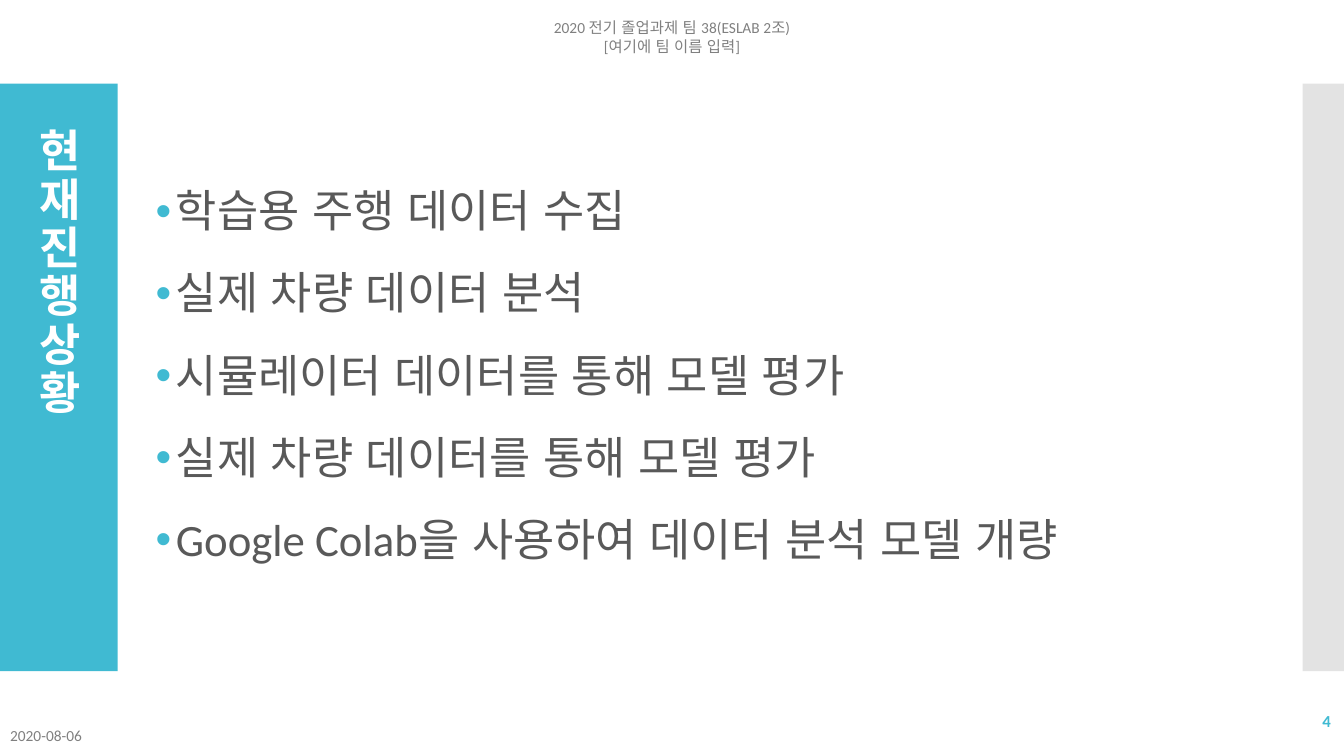
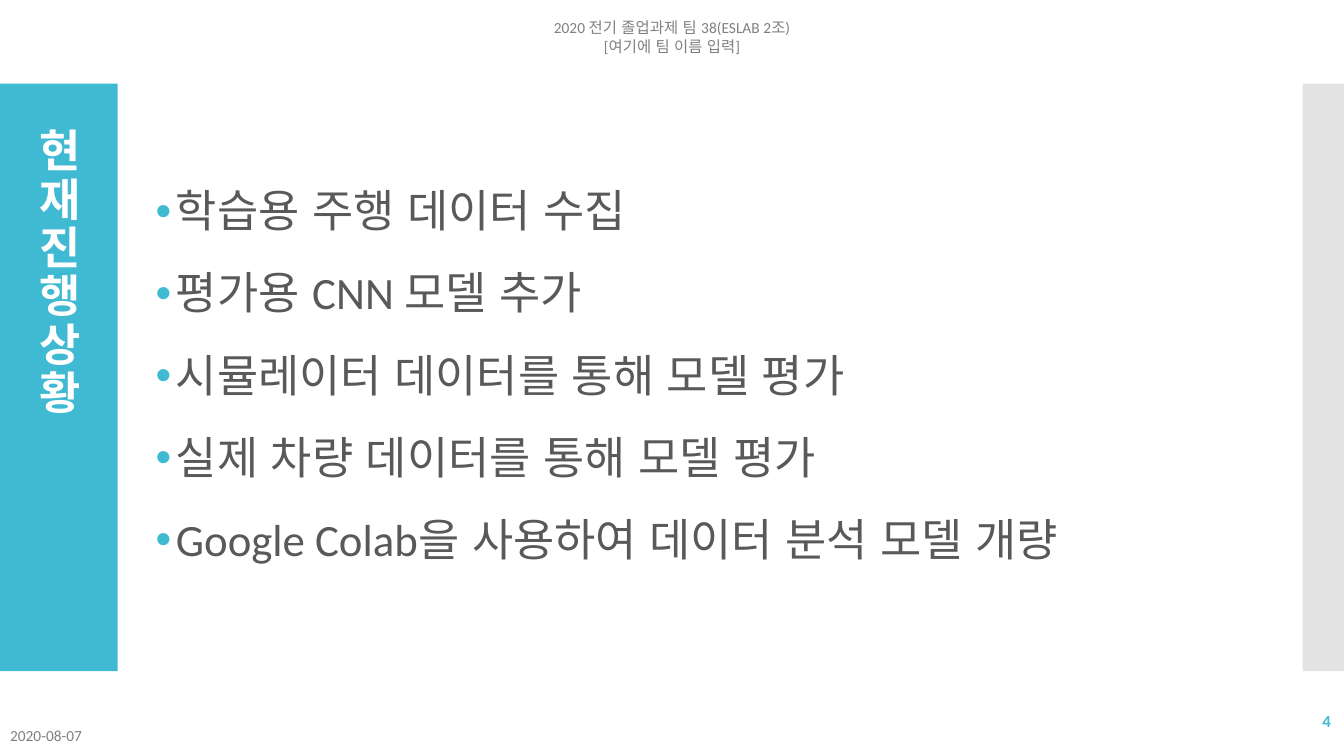
Before and after one commit to NgaAdrain/TEAM_Enter_Text_Here, a slide deck: slide 4 of Reports/발표/졸업과제 여섯번째 발표 2조.pptx. Drawn at 1344x756 pixels with LibreOffice and Linux fonts; fonts in the diff are those of the drawing. Boxes give left, top, right and bottom in pixels: in the first picture for what was removed or moved away, otherwise in the second. Text is boxed around its words. In the diff, an @@ line names an element or a change of style, - is before the commit and + after.

```diff
--- a/Reports/발표/졸업과제 여섯번째 발표 2조.pptx
+++ b/Reports/발표/졸업과제 여섯번째 발표 2조.pptx
@@ text at (x1=176, y1=272, x2=581, y2=313): text changed @@
-• 실제 차량 데이터 분석
+• 평가용 CNN 모델 추가
@@ text at (x1=10, y1=730, x2=82, y2=741): text changed @@
-2020-08-06
+2020-08-07
```
Also in this commit, not shown: 11 other slides changed, 2 slides removed, 1 other file.
